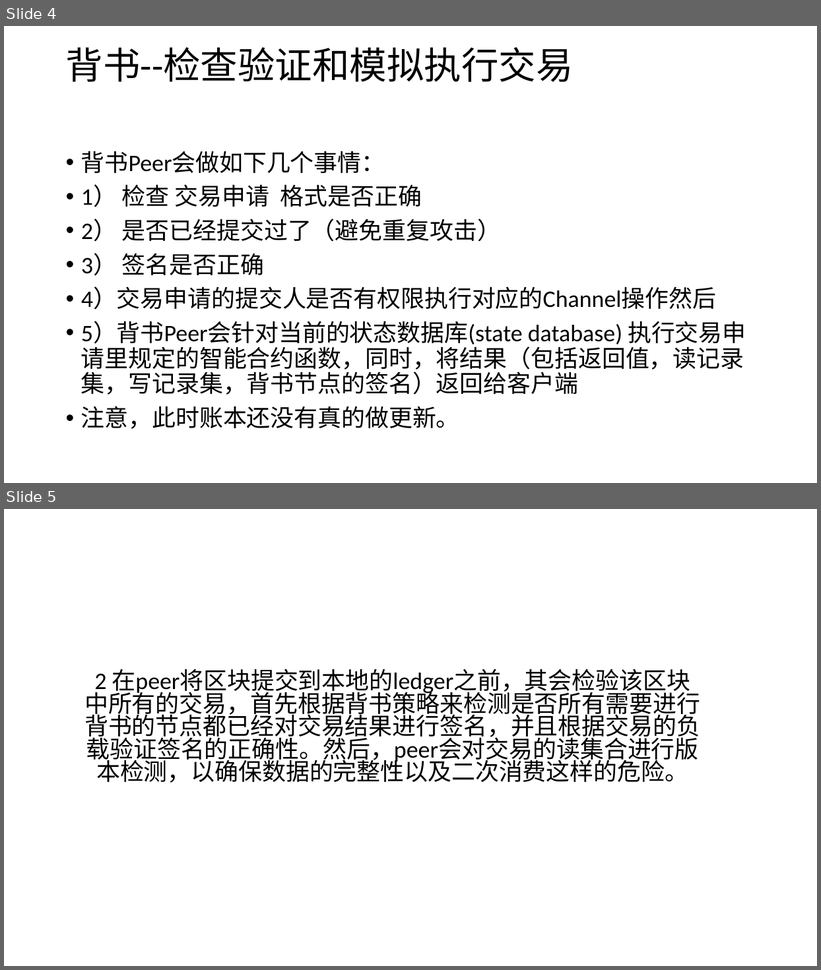
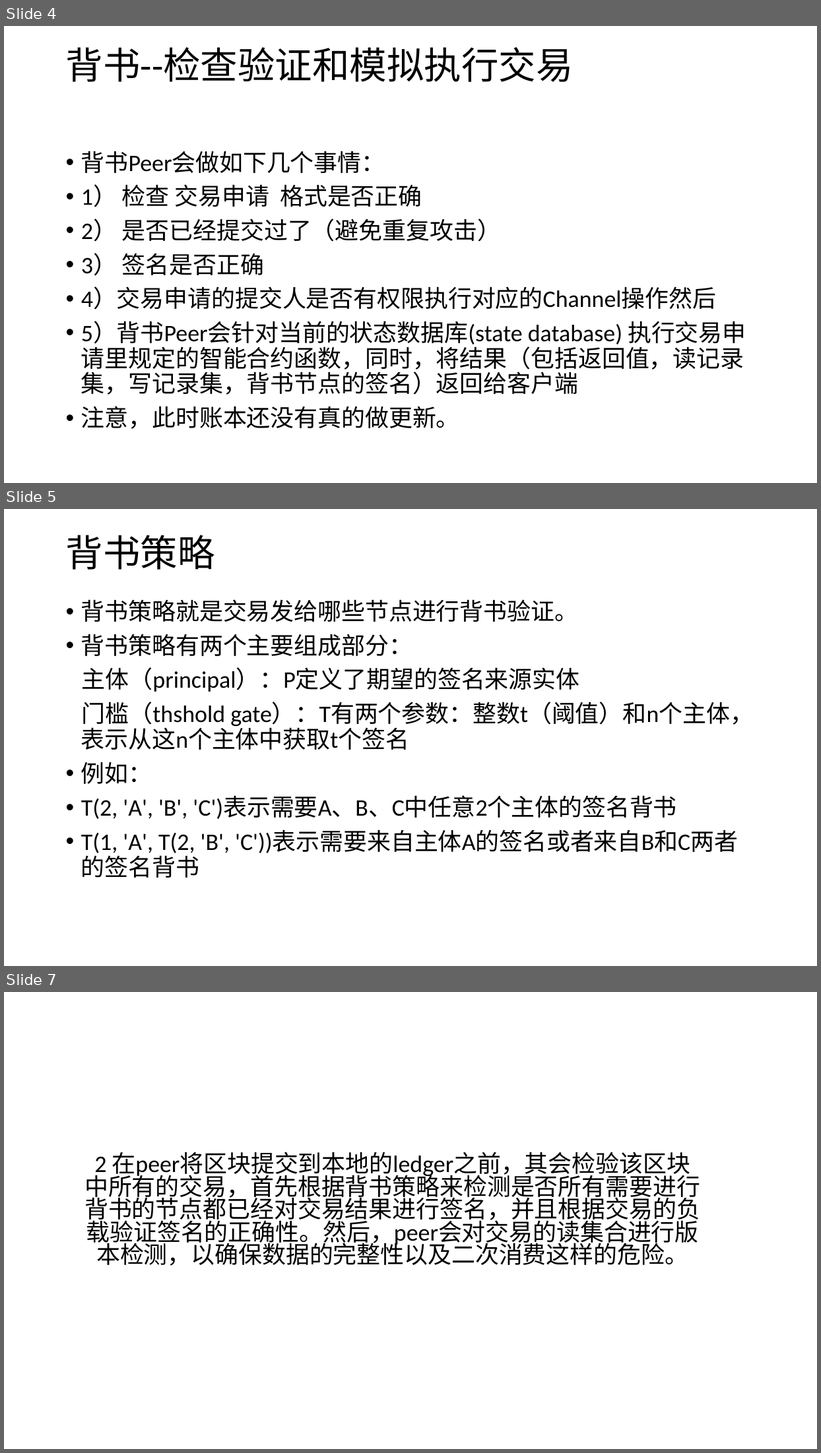
Before and after one commit to db1600800/fabric, a slide deck: 区块链基础概念.ppt. Shown one above the other, each under a label of ours: slides 4 and 5 before the commit, slides 4, 5 and 7 after it; the slides between them are not shown. The pictures are 821x970 and 821x1453 pixels, drawn with LibreOffice and Linux fonts; fonts in the diff are those of the drawing. Boxes give left, top, right and bottom in pixels: in the first picture for what was removed or moved away, otherwise in the second. Text is boxed around its words. In the diff, an @@ line names an element or a change of style, - is before the commit and + after.

```diff
--- a/区块链基础概念.ppt
+++ b/区块链基础概念.ppt
@@ slide 5 added at bbox=[4, 509, 817, 966], background #FFFFFF @@
@@ title added at bbox=[66, 535, 215, 570], 44 pt, text #000000 @@
+背书策略
@@ text added at bbox=[81, 599, 754, 856], 28 pt, text #000000 @@
+• 背书策略就是交易发给哪些节点进行背书验证。
+• 背书策略有两个主要组成部分：
+主体（principal）：P定义了期望的签名来源实体
+门槛（thshold gate）：T有两个参数：整数t（阈值）和n个主体，表示从这n个主体中获取t个签名
+• 例如：
+• T(2, 'A', 'B', 'C')表示需要A、B、C中任意2个主体的签名背书
+• T(1, 'A', T(2, 'B', 'C'))表示需要来自主体A的签名或者来自B和C两者的签名背书
@@ what was slide 5 is now slide 7 @@
```
Also in this commit, not shown: 1 slide changed, 2 other slides added.
